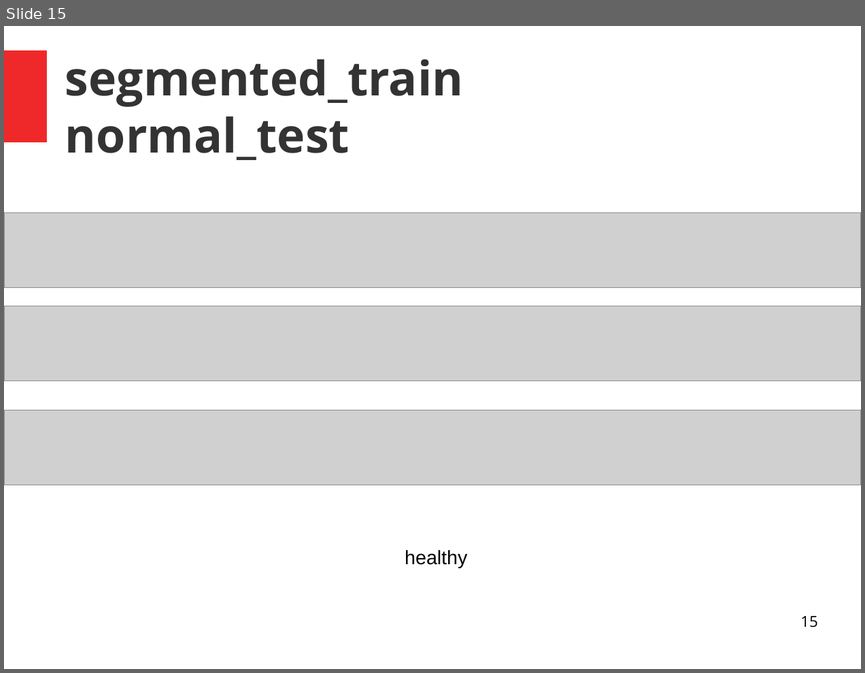
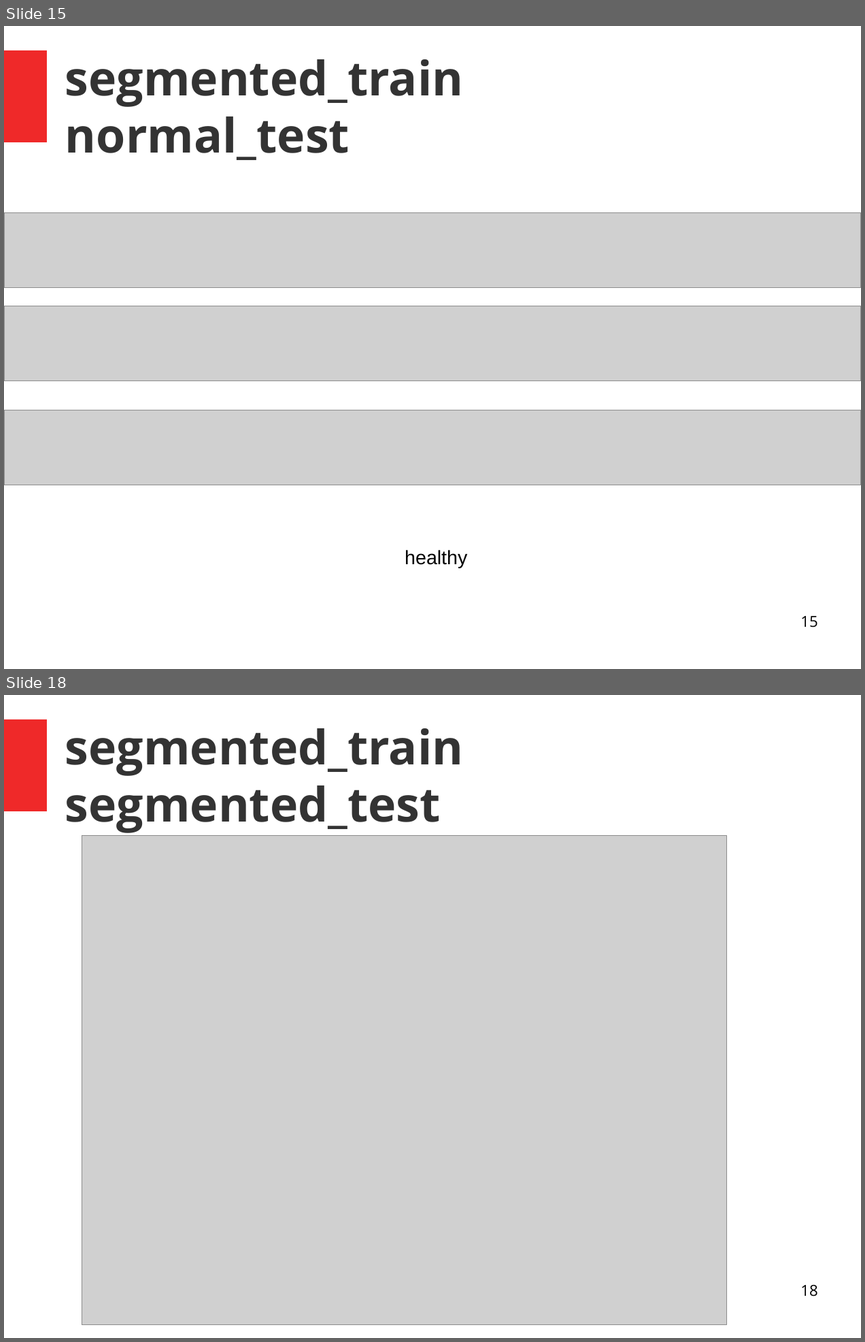
Before and after one commit to jarvis0/tomato-diseases, a slide deck: DL/model_evaluations/segmented_train/segmented_train.odp. Shown one above the other, each under a label of ours: slide 15 before the commit, slides 15 and 18 after it; the slides between them are not shown. The pictures are 865x673 and 865x1342 pixels, drawn with LibreOffice and Linux fonts; fonts in the diff are those of the drawing; grey boxes stand for pictures. Boxes give left, top, right and bottom in pixels: in the first picture for what was removed or moved away, otherwise in the second. Text is boxed around its words. In the diff, an @@ line names an element or a change of style, - is before the commit and + after.

```diff
--- a/DL/model_evaluations/segmented_train/segmented_train.odp
+++ b/DL/model_evaluations/segmented_train/segmented_train.odp
@@ slide 18 added at box(4, 695, 861, 1338), background #FFFFFF; not listed: 1 template element that a slide beside it also shows @@
@@ title added at box(65, 728, 463, 833), 44 pt, text #333333, bold @@
+segmented_train
+segmented_test
@@ picture added at box(82, 836, 727, 1325) @@
@@ page number added at box(800, 1285, 817, 1296), 14 pt, text #000000 @@
+18
```
Also in this commit, not shown: 12 other slides added, 2 other files.
